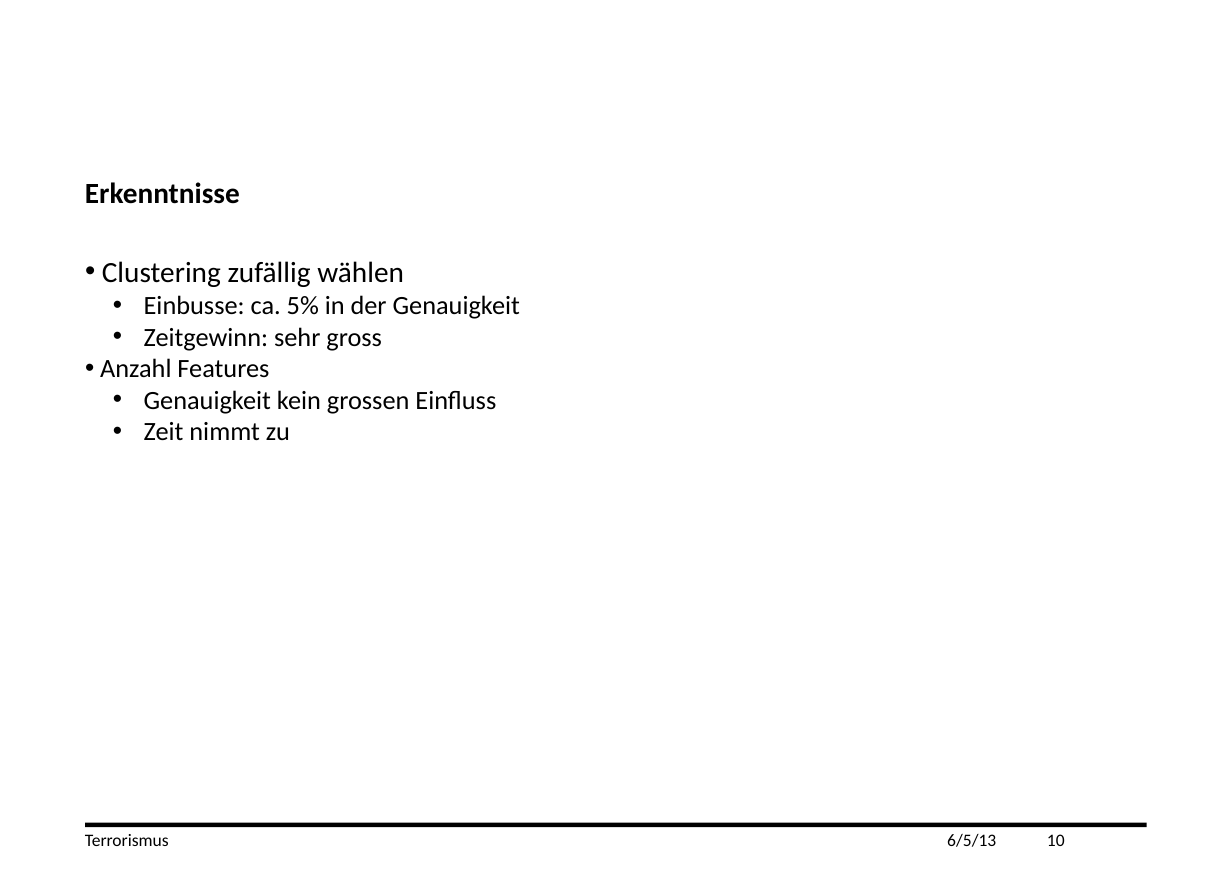
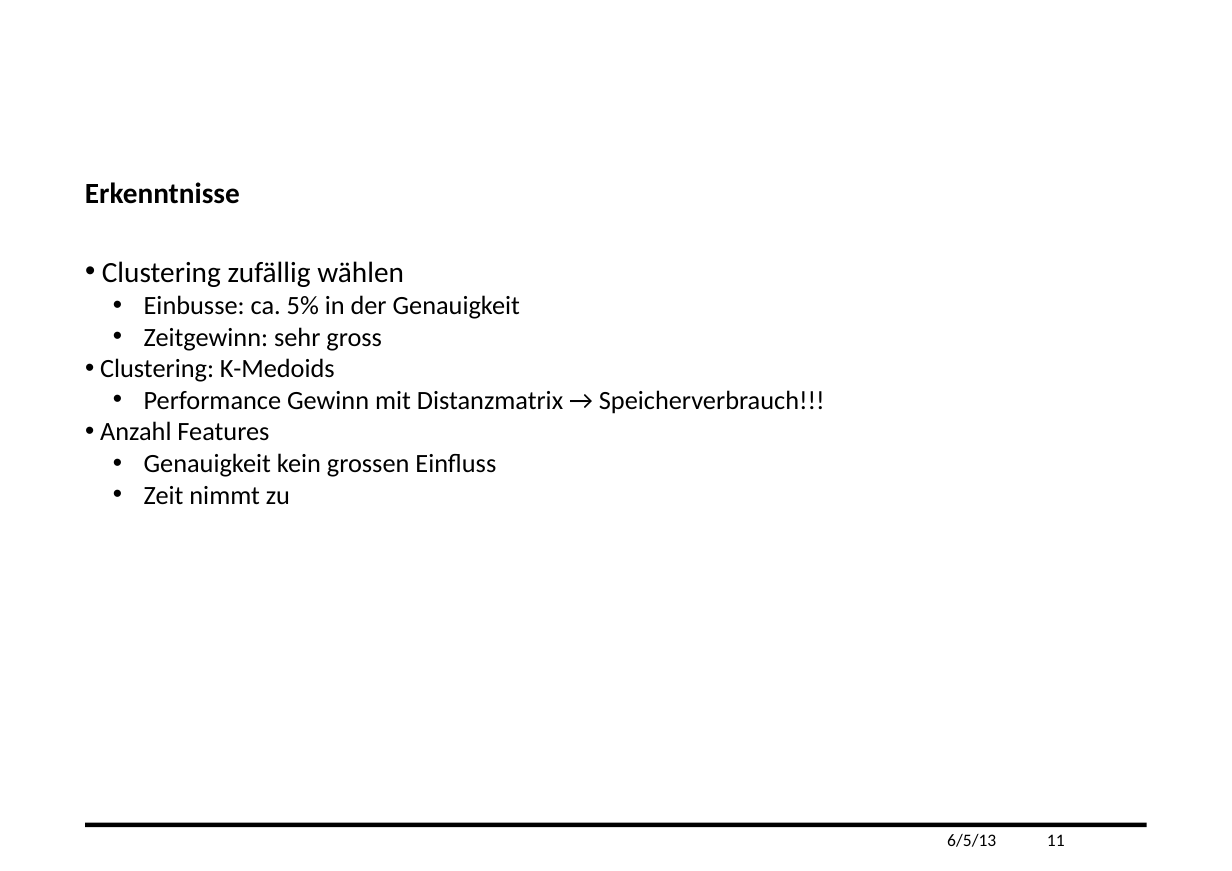
Before and after one commit to mat1/cbir, a slide deck: slide 11 of Contest.pptx (slide 10 before the commit). Drawn at 1232x871 pixels with LibreOffice and Linux fonts; fonts in the diff are those of the drawing; background and template pictures are left out. Boxes give left, top, right and bottom in pixels: in the first picture for what was removed or moved away, otherwise in the second. Text is boxed around its words. In the diff, an @@ line names an element or a change of style, - is before the commit and + after.

```diff
--- a/Contest.pptx
+++ b/Contest.pptx
@@ text at (100,358,825,414): paragraphs added @@
+• Clustering: K-Medoids
+  • Performance Gewinn mit Distanzmatrix → Speicherverbrauch!!!
@@ text removed at (85,834,169,846) @@
-Terrorismus
@@ page number at (1047,834,1065,846): text changed @@
-10
+11
```
Also in this commit, not shown: 10 other slides changed, 1 slide added.
